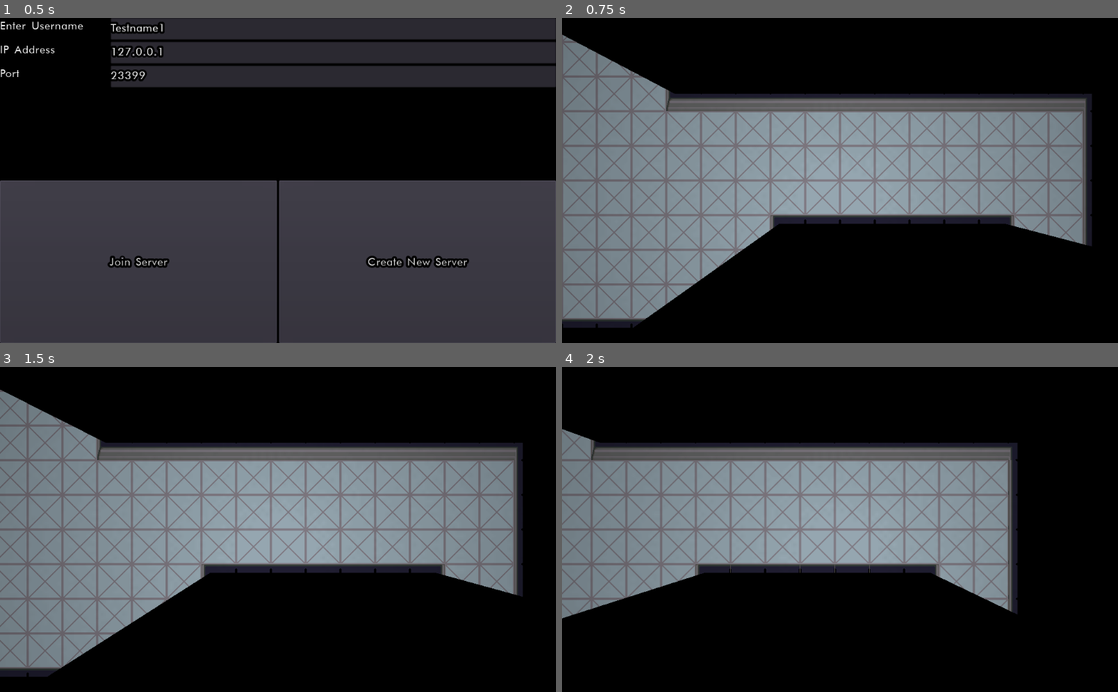
Above: before the commit, frames 1-4 (two rows, left to right).
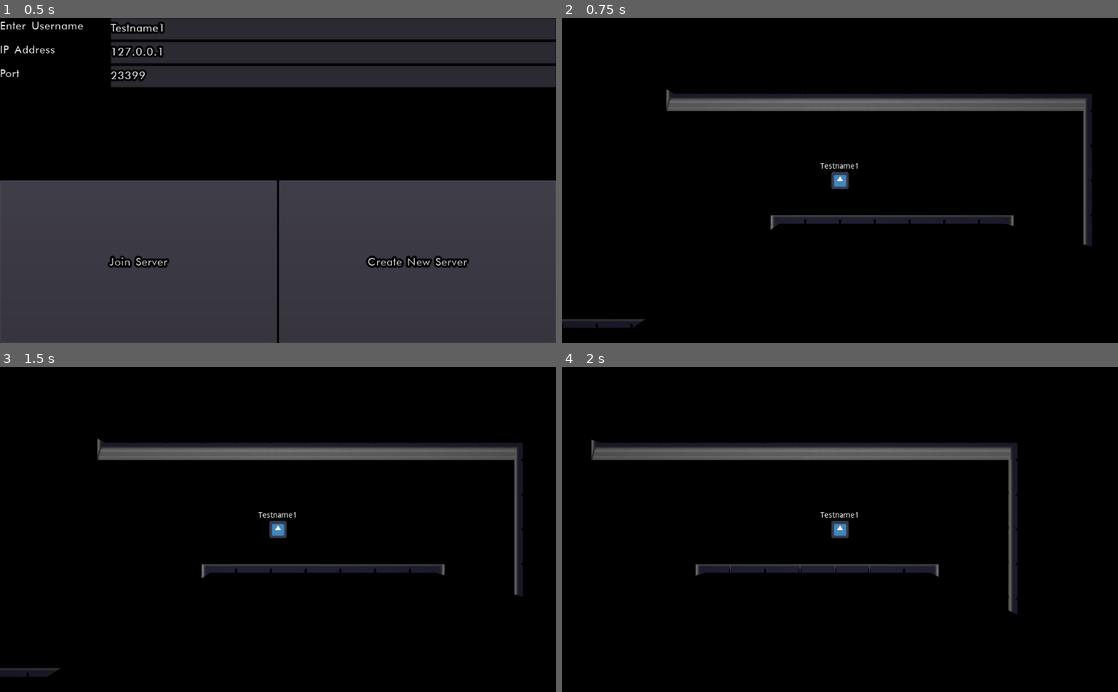
Above: after the commit, the same moments.

Repository: wafflepan/Unknown-Space
Game: Godot game, scene res://Menu.tscn
The game is run twice, just before and just after one commit, with the same random seed, the same clock (stepped at 60 frames per second) and the same inputs. The engine's default icon, where the game draws it, is replaced by a stand-in: a white triangle on a blue panel in a dark square.
Inputs:
- Up to frame 1 (0.5 s): no input
- Up to frame 2 (0.75 s): click "Join Server" at 0.5 s
- Up to frame 3 (1.5 s): tap Enter at 1.25 s; hold D (move_right) from 1.28 s (still down)
- Up to frame 4 (2 s): keep holding D (move_right)

Frame 1 is identical in both runs. In frame 2, 43% of the frame differs, in the area x 0-94%, y 5-93%; in frame 3, 41%; in frame 4, 30%.

Commit message:
Server Tweaks

Diff:
--- a/GameWorld.tscn
+++ b/GameWorld.tscn
@@ -46,6 +46,7 @@
 tile_data = PoolIntArray( -589842, 0, 0, -589841, 0, 2, -589840, 0, 2, -589839, 0, 2, -589838, 0, 2, -589837, 0, 2, -58 …(3370 unchanged characters)…
 
 [node name="FloorTiles" parent="YSort" instance=ExtResource( 3 )]
+visible = false
 tile_data = PoolIntArray( -524305, 0, 0, -524304, 0, 0, -524303, 0, 0, -524302, 0, 0, -524301, 0, 0, -524300, 0, 0, -52 …(4177 unchanged characters)…
 
 [node name="CanvasModulate" type="CanvasModulate" parent="."]
--- a/NetworkManager.gd
+++ b/NetworkManager.gd
@@ -35,6 +35,9 @@
 		print("ERROR JOINING SERVER")
 	get_tree().set_network_peer(peer)
 
+remote func register_player(info):
+	var id = get_tree().get_rpc_sender_id()
+	players[id] = info
 
 func getConnectionStatus():
 	if currentconnection:
@@ -44,11 +47,17 @@
 		return null
 
 func _server_disconnected():
-	get_tree().quit()
+	print("Server Disconnected!")
+#	get_tree().quit()
 
 func _connected_ok():
+	print("Player Connected Ok ",get_tree().get_network_unique_id())
 	players[get_tree().get_network_unique_id()] = selfdata
 	rpc('sendPlayerInfo',get_tree().get_network_unique_id(),selfdata)
+
+func _connected_fail():
+	pass
+	print("Connection Could Not Be Completed.")
 
 remote func sendPlayerInfo(id, data):
 	if get_tree().is_network_server():
@@ -62,3 +71,4 @@
 
 func _player_connected(id):
 	print("Player Connected: ",id)
+	rpc_id(id,"register_player",selfdata)
